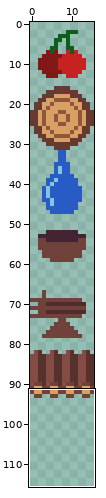
Two versions of one sprite sheet, assets/item_sheet.png. The first picture is a wide view before the edit; the outline marks the close-up.
Close-up. As it was:
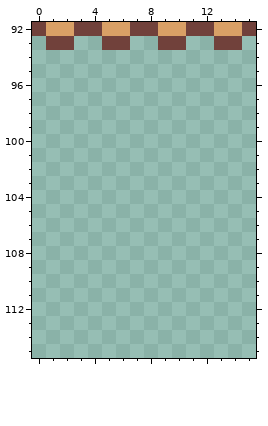
The file is 16x160 pixels. Colours within 5 levels of each other are drawn and written as one. Shown: x 0..15, y 92..115. The wide view leaves out empty margins.
After the commit:
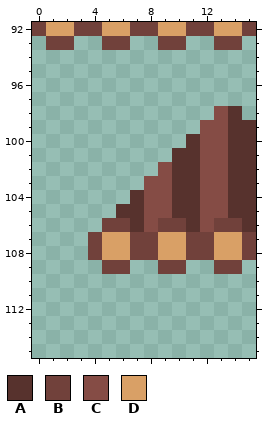
Palette (. is transparent): A #57322d  B #71413b  C #854c45  D #d9a066
Diff:
y 98: x 13..14 .. -> CA
y 99: x 12..15 .... -> CCAA
y 100: x 11..15 ..... -> ACCAA
y 101: x 10..15 ...... -> AACCAA
y 102: x 9..15 ....... -> CAACCAA
y 103: x 8..15 ........ -> CCAACCAA
y 104: x 7..15 ......... -> ACCAACCAA
y 105: x 6..15 .......... -> AACCAACCAA
y 106: x 5..15 ........... -> BBACBBACBBA
y 107..108: x 4..15 ............ -> BDDBBDDBBDDB
y 109: x 5..6 .. -> BB; x 9..10 .. -> BB; x 13..14 .. -> BB
